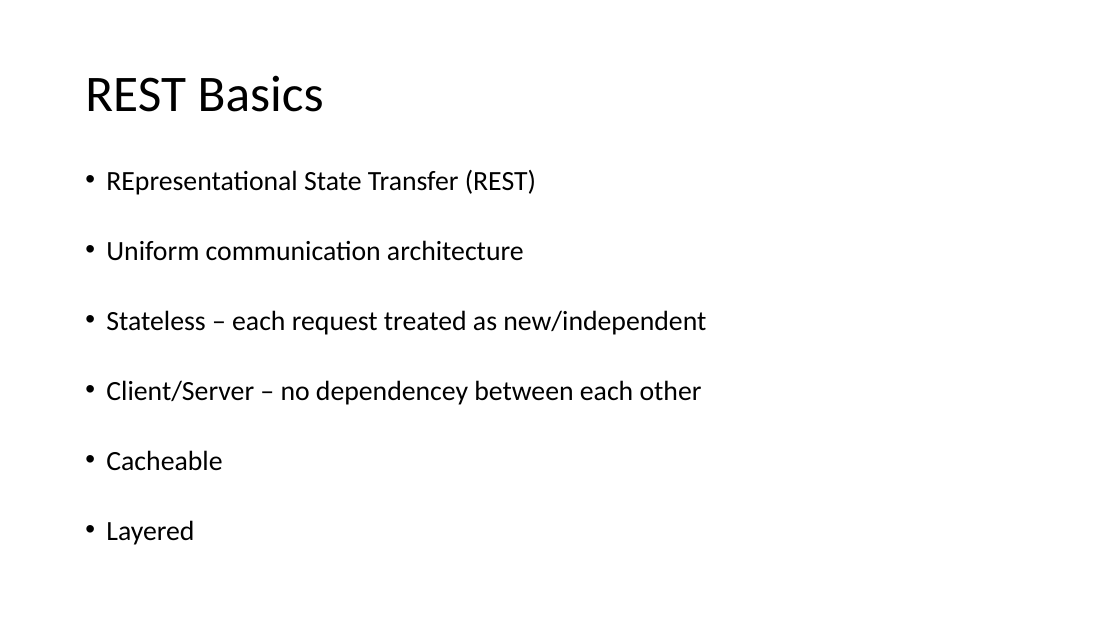
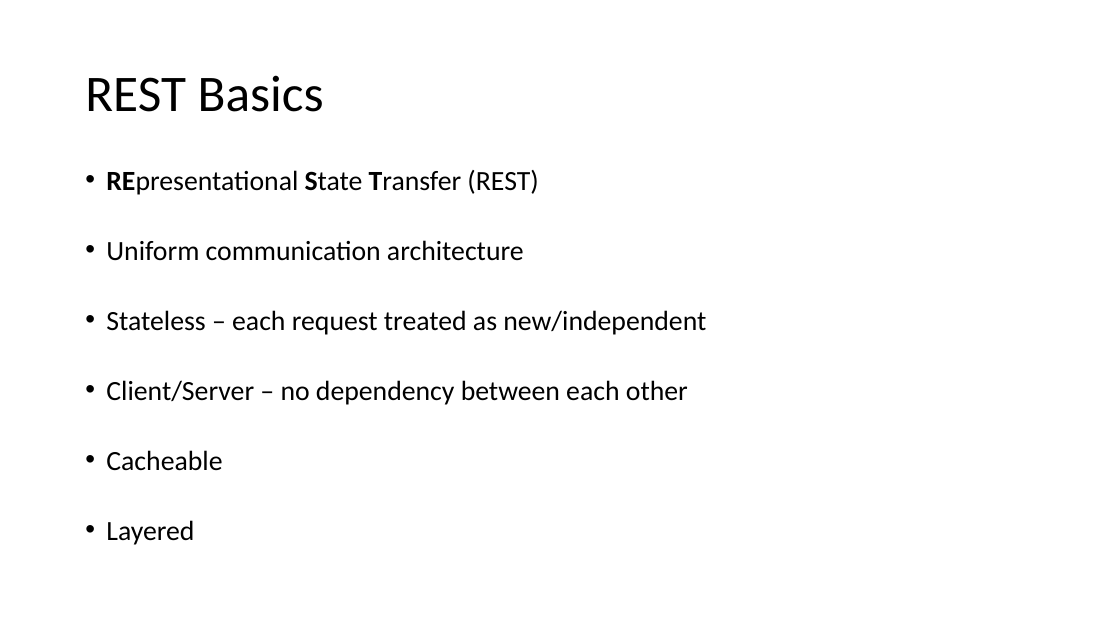
Before and after one commit to jasonroman/sloan-2018, a slide deck: slide 3 of presentation/rest-api-json-graphing.pptx. Drawn at 1120x630 pixels with LibreOffice and Linux fonts; fonts in the diff are those of the drawing. Boxes give left, top, right and bottom in pixels: in the first picture for what was removed or moved away, otherwise in the second. Text is boxed around its words. In the diff, an @@ line names an element or a change of style, - is before the commit and + after.

```diff
--- a/presentation/rest-api-json-graphing.pptx
+++ b/presentation/rest-api-json-graphing.pptx
@@ text at <box>106,170,538,195</box>: bold on in "REpresentational State Transfer" @@
@@ text at <box>106,380,688,405</box>: text changed @@
-• Client/Server – no dependencey between each other
+• Client/Server – no dependency between each other
```
Also in this commit, not shown: 5 other slides changed, 1 slide added, 15 other files.
